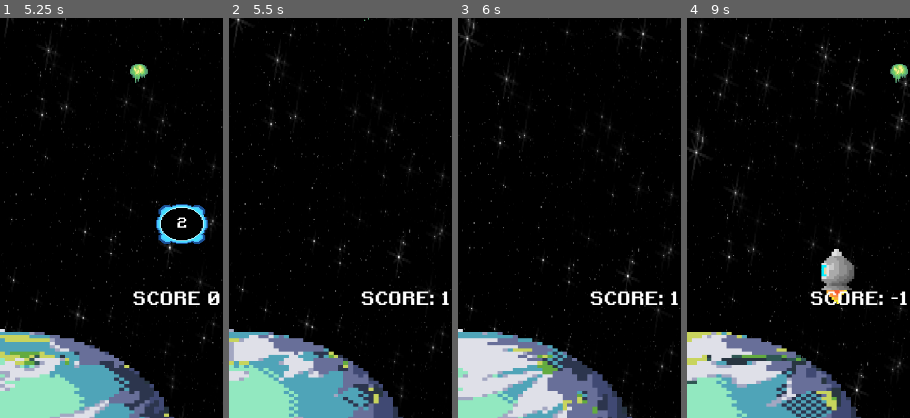
Above: before the commit, frames 1-4 (left to right).
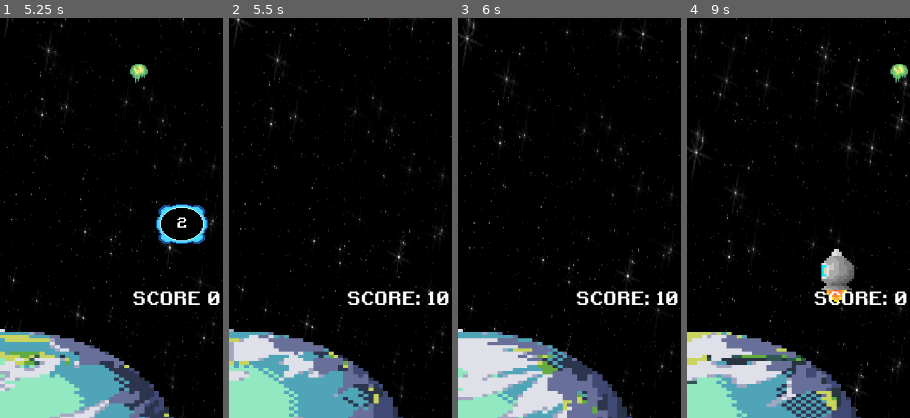
Above: after the commit, the same moments.

Repository: Keeeff9/math-kid
Game: Godot game, scene res://Scenes/menu.tscn
The game is run twice, just before and just after one commit, with the same random seed, the same clock (stepped at 60 frames per second) and the same inputs.
Inputs:
- Up to frame 1 (5.25 s): click "START" at 0.5 s; tap Enter (ui_accept) at 1.25, 1.52, 2.27, 3.77, 4.52 s; hold Right (ui_right) 1.28-2.03 s; hold Left (ui_left) 2.03-2.78 s; hold Right (ui_right) 2.78-4.28 s; hold Left (ui_left) from 4.28 s (still down)
- Up to frame 2 (5.5 s): keep holding Left (ui_left); tap Enter (ui_accept) at 5.27 s
- Up to frame 3 (6 s): keep holding Left (ui_left)
- Up to frame 4 (9 s): release Left (ui_left) at 6.53 s; hold Right (ui_right) 6.53-8.78 s; tap Enter (ui_accept) at 6.77, 7.52, 8.27 s; hold Left (ui_left) from 8.78 s (still down)
The pictures show only the part of the screen within x 50-100%, y 50-100%; the shares and areas given below are measured in that part.

Frame 1 is identical in both runs. In frame 2, 0.8% of the frame differs, in the area x 52-99%, y 68-72%; in frame 3, 0.8%; in frame 4, 1.0%, in the area x 55-99%, y 68-72%.

Commit message:
Implementacion de Score = 0 , Vida -1 D.M

Diff:
--- a/SpaceMath/v.0.2.2/Scripts/bullet.gd
+++ b/SpaceMath/v.0.2.2/Scripts/bullet.gd
@@ -2,9 +2,6 @@
 var speed := 400
 @onready var bullet: Area2D = $"."
 @onready var animated_sprite: AnimatedSprite2D =  $AnimatedSprite2D
-
-
-
 
 # Called when the node enters the scene tree for the first time.
 func _ready() -> void:
@@ -23,14 +20,12 @@
 
 
 func _on_area_entered(area_enemy: Area2D) -> void:
-	print("Comenzamos con ", GlobalVariables.enemigos_escena , " En esta escena")
 	if area_enemy.is_in_group("enemy"):
 		var enemyLabel = area_enemy.get_node("Respuesta").text.strip_edges().to_int()
 		if(enemyLabel == GlobalVariables.correct_answer):
 			print("Le dio al que era")
-			GlobalVariables.score += 1
+			GlobalVariables.score += 10
 			GlobalVariables.emit_signal("change_score")
-
 			var enemies = get_tree().get_nodes_in_group("enemy")
 			for enemy in enemies:
 				enemy.queue_free()
@@ -42,9 +37,18 @@
 			GlobalVariables.crearDosNumerosRandom()
 			GlobalVariables.emit_signal("change_operation")
 		else:
-			GlobalVariables.enemigos_escena -= 1
-			print("Quedan ", GlobalVariables.enemigos_escena, " Enemigoes  en escena")
-			GlobalVariables.score -= 1
+			if GlobalVariables.score > 0:
+				print("Todavia tiene puntos")
+				GlobalVariables.score -= 5
+			else:
+				GlobalVariables.lifes -= 1
+				GlobalVariables.emit_signal("change_life")
+				if GlobalVariables.lifes == 0:
+					call_deferred("CambiarMenu")
+
 			GlobalVariables.emit_signal("change_score")
 			bullet.queue_free()
 			area_enemy.queue_free()
+
+func CambiarMenu():
+	get_tree().change_scene_to_file("res://Scenes/menu.tscn")
--- a/SpaceMath/v.0.2.2/Scripts/enemy.gd
+++ b/SpaceMath/v.0.2.2/Scripts/enemy.gd
@@ -16,7 +16,6 @@
 
 
 
-# esta funcion tengo que ponerla en jugador para que cuando choque le baje vida
 func _on_body_entered(body: Node2D) -> void:
 	if(body.is_in_group("player_group")):
 		choque_enemy == true
@@ -37,11 +36,11 @@
 
 	if GlobalVariables.enemigos_escena > 0:
 		GlobalVariables.enemigos_escena -= 1
-		if GlobalVariables.enemigos_escena == 2:
-			print("Quedaron ", GlobalVariables.enemigos_escena , " En este intento ")
+		if GlobalVariables.enemigos_escena == 1:
 			GlobalVariables.lifes -= 1
 			GlobalVariables.emit_signal("change_life")
 			if GlobalVariables.lifes <= 0:
 				call_deferred("CambiarMenu")
+				print("Holaaaa")
 
 	queue_free()  # Elimina el nodo del árbol
--- a/SpaceMath/v.0.2.2/Scripts/globalVariables.gd
+++ b/SpaceMath/v.0.2.2/Scripts/globalVariables.gd
@@ -4,7 +4,7 @@
 signal change_score
 signal change_operation
 
-var enemigos_escena = 3
+var enemigos_escena = 2
 var score := 0
 var lifes := 3
 var correct_answer = 0
--- a/SpaceMath/v.0.2.2/Scripts/world.gd
+++ b/SpaceMath/v.0.2.2/Scripts/world.gd
@@ -45,9 +45,7 @@
 	add_child(enemy1)
 	add_child(enemy2)
 	add_child(enemy3)
-	GlobalVariables.enemigos_escena = 3
-	print("Se comenzo con ", GlobalVariables.enemigos_escena , " Enemigos")
-
+	GlobalVariables.enemigos_escena = 2
 
 
 	#obtner el label Respuesta de enemy
